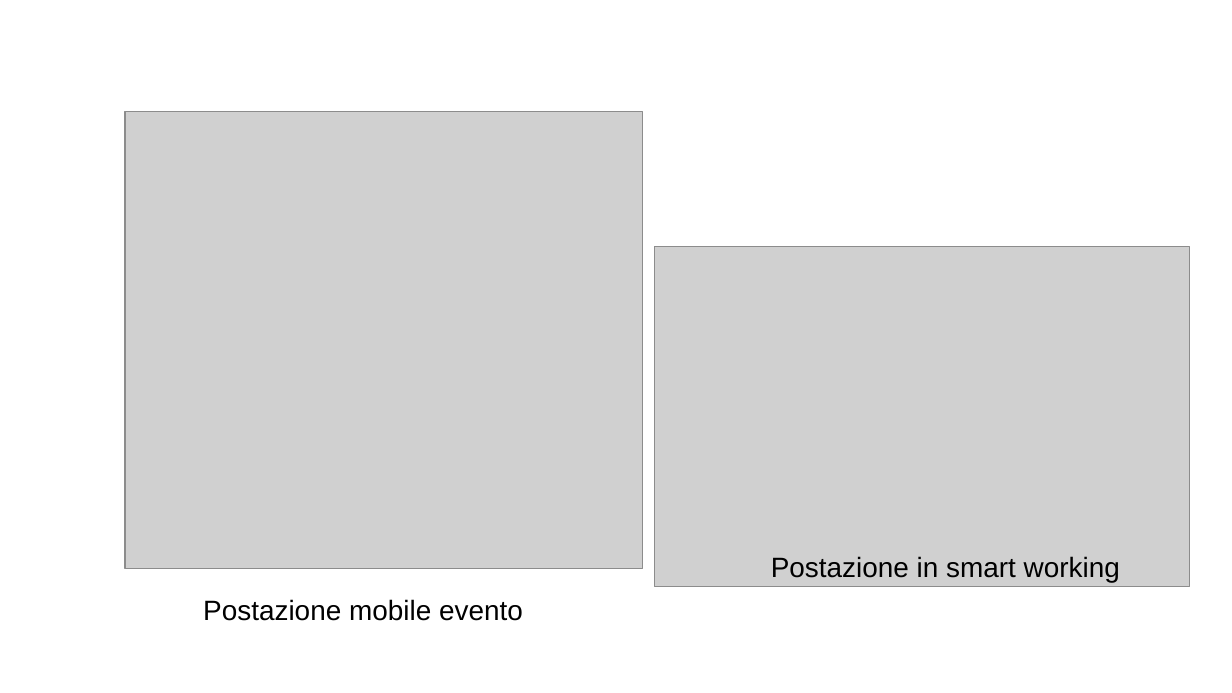
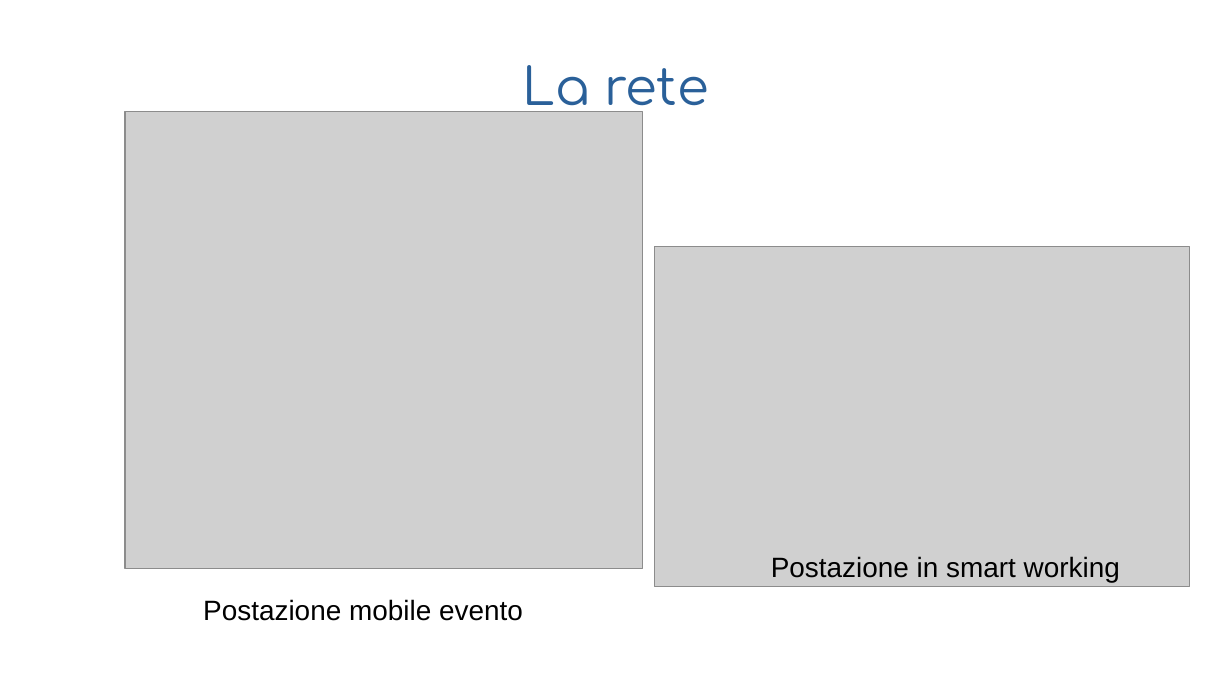
Before and after one commit to WAPEETY/media-way, a slide deck: slide 5 of proof_of_concept/esame_di_stato.odp. Drawn at 1232x693 pixels with LibreOffice and Linux fonts; fonts in the diff are those of the drawing; grey boxes stand for pictures; background and template pictures are left out. Boxes give left, top, right and bottom in pixels: in the first picture for what was removed or moved away, otherwise in the second. Text is boxed around its words. In the diff, an @@ line names an element or a change of style, - is before the commit and + after.

```diff
--- a/proof_of_concept/esame_di_stato.odp
+++ b/proof_of_concept/esame_di_stato.odp
@@ title "La rete" at [523,65,709,118]: font Arial to Comfortaa, text colour #FFFFFF to #2A6099 @@
```
Also in this commit, not shown: 11 other slides changed, 1 slide added, 1 slide removed, 12 other files.
